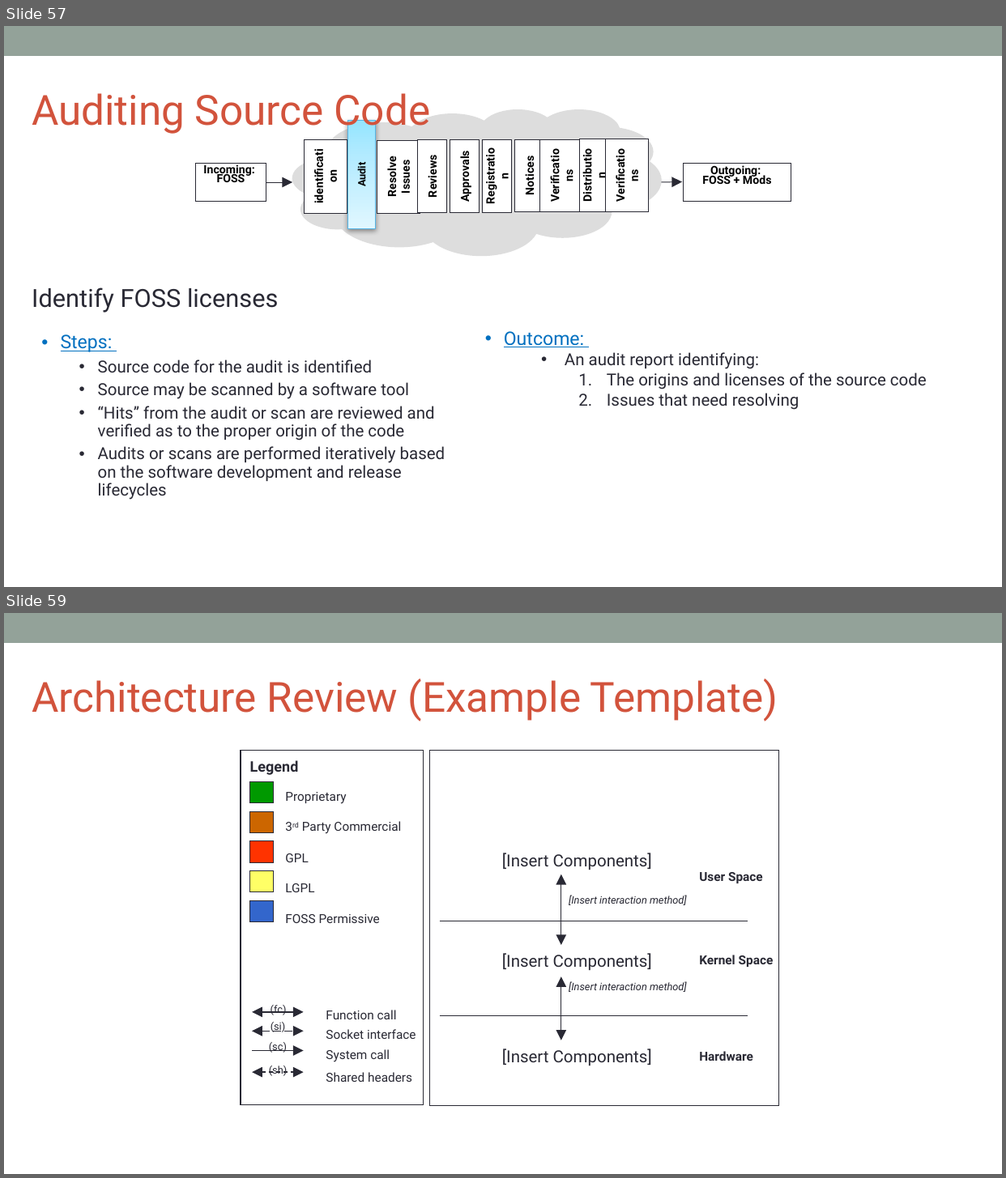
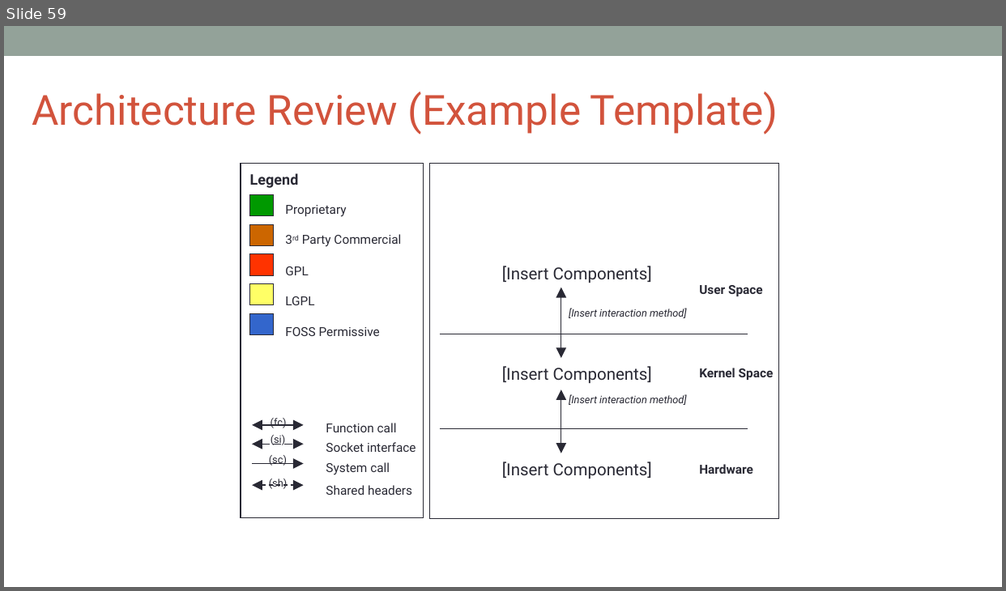
Before and after one commit to OpenChain-KWG/Curriculum-Translation-KR, a slide deck: target/slides/openchain-curriculum-for-1-1.pptx. Shown one above the other, each under a label of ours: slides 57 and 59 before the commit, slide 59 after it; the slides between them are not shown. The pictures are 1006x1178 and 1006x591 pixels, drawn with LibreOffice and Linux fonts; fonts in the diff are those of the drawing; background and template pictures are left out. Boxes give left, top, right and bottom in pixels: in the first picture for what was removed or moved away, otherwise in the second. Text is boxed around its words. In the diff, an @@ line names an element or a change of style, - is before the commit and + after.

```diff
--- a/target/slides/openchain-curriculum-for-1-1.pptx
+++ b/target/slides/openchain-curriculum-for-1-1.pptx
@@ slide 57 removed at [4,26,1002,587], background #FFFFFF; not listed: 1 template element that a slide beside it also shows @@
@@ text removed at [32,93,431,135] @@
-Auditing Source Code
@@ thought cloud removed at [292,109,661,256] @@
@@ rectangle removed at [347,120,375,228] @@
@@ rectangle removed at [304,140,347,214] @@
-identification
@@ rectangle removed at [377,140,420,213] @@
-Resolve Issues
@@ rectangle removed at [417,139,446,212] @@
-Reviews
@@ rectangle removed at [450,139,479,212] @@
-Approvals
@@ rectangle removed at [483,139,512,212] @@
-Registration
@@ rectangle removed at [514,139,543,212] @@
-Notices
@@ rectangle removed at [540,139,582,211] @@
-Verifications
@@ rectangle removed at [580,139,609,211] @@
-Distribution
@@ rectangle removed at [606,139,649,211] @@
-Verifications
@@ rectangle removed at [196,163,266,201] @@
-Incoming:
-FOSS
@@ text removed at [355,165,368,186] @@
-Audit
@@ rectangle removed at [683,163,791,201] @@
-Outgoing:
-FOSS + Mods
@@ arrow removed from (266, 182) to (292, 182) @@
@@ line removed from (311, 177) to (311, 177) @@
@@ arrow removed from (661, 182) to (682, 182) @@
@@ text removed at [32,288,279,313] @@
-Identify FOSS licenses
@@ text removed at [61,335,445,500] @@
-• Steps:
-  • Source code for the audit is identified
-  • Source may be scanned by a software tool
-  • “Hits” from the audit or scan are reviewed and verified as to the proper origin of the code
-  • Audits or scans are performed iteratively based on the software development and release lifecycles
@@ text removed at [504,331,927,410] @@
-• Outcome:
-• An audit report identifying:
-  1. The origins and licenses of the source code
-  2. Issues that need resolving
```
Also in this commit, not shown: 12 slides changed, 6 slides added, 5 other slides removed, 7 other files.
